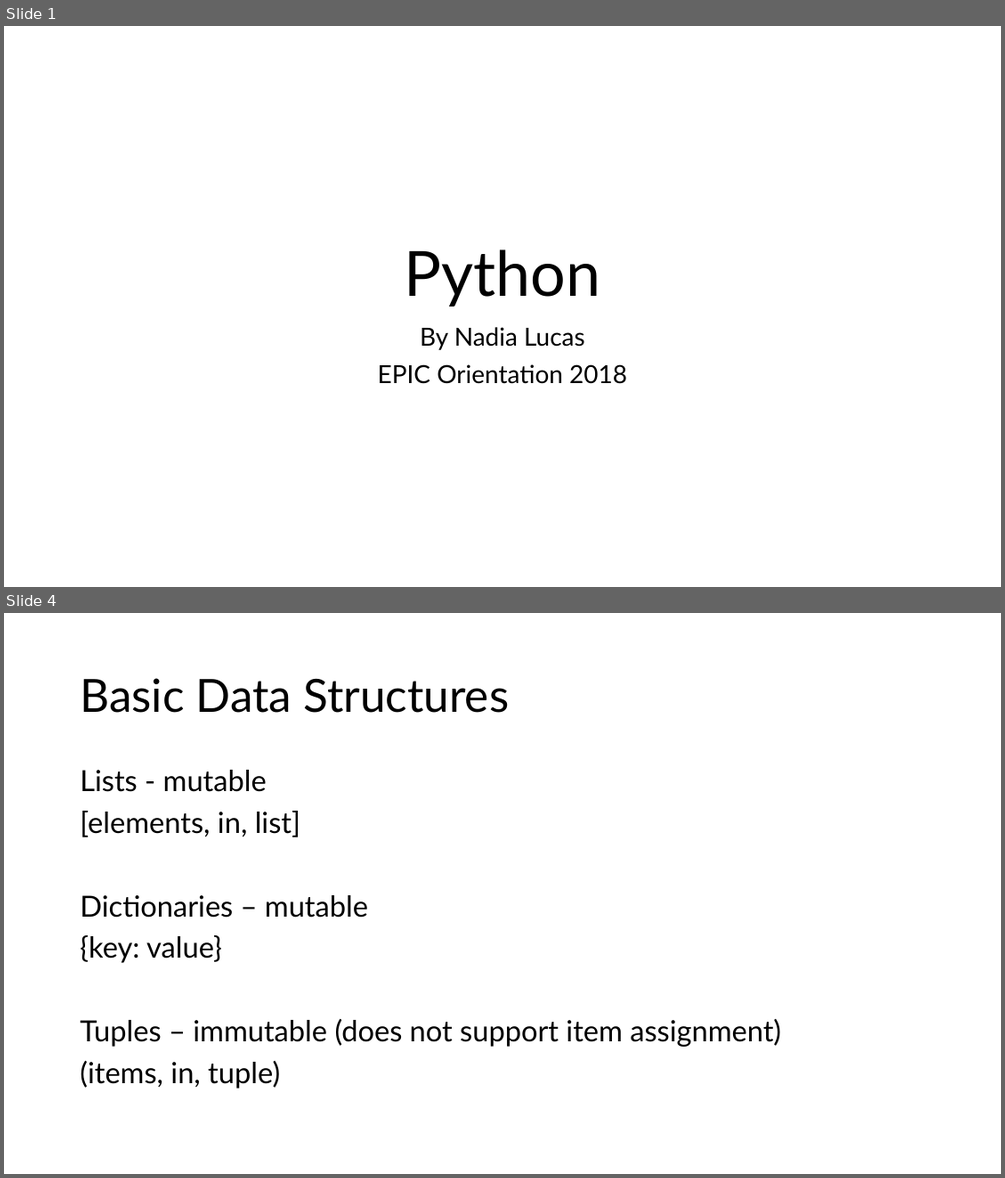
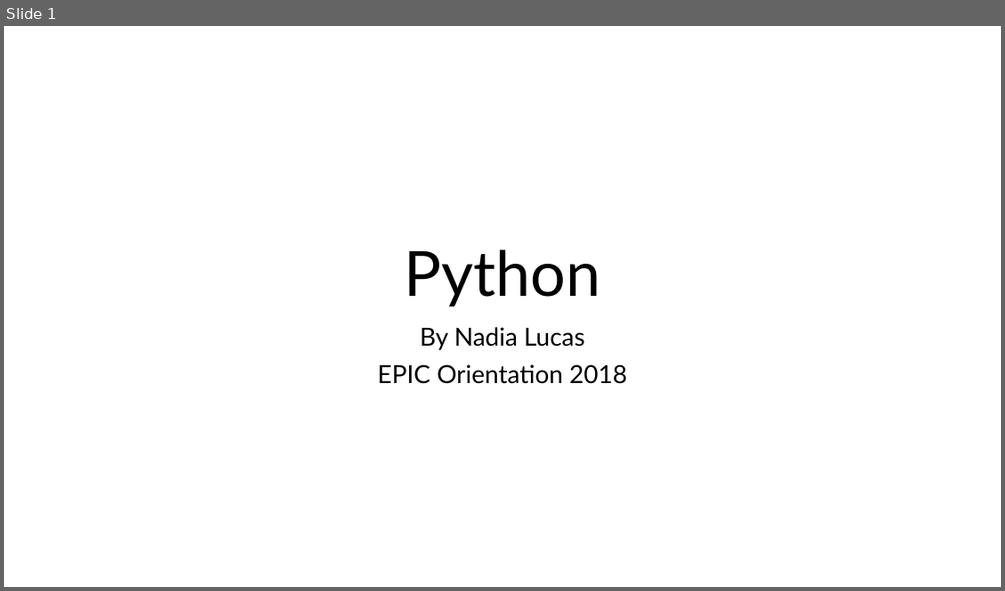
Before and after one commit to yixinsun1216/epic_orientation, a slide deck: Python/python_presentation.pptx. Shown one above the other, each under a label of ours: slides 1 and 4 before the commit, slide 1 after it; the slides between them are not shown. The pictures are 1005x1178 and 1005x591 pixels, drawn with LibreOffice and Linux fonts; fonts in the diff are those of the drawing. Boxes give left, top, right and bottom in pixels: in the first picture for what was removed or moved away, otherwise in the second. Text is boxed around its words. In the diff, an @@ line names an element or a change of style, - is before the commit and + after.

```diff
--- a/Python/python_presentation.pptx
+++ b/Python/python_presentation.pptx
@@ slide 4 removed at bbox=[4, 613, 1001, 1174], background #FFFFFF @@
@@ title removed at bbox=[80, 678, 509, 713] @@
-Basic Data Structures
@@ text removed at bbox=[80, 770, 781, 1088] @@
-Lists - mutable
-[elements, in, list]
-Dictionaries – mutable
-{key: value}
-Tuples – immutable (does not support item assignment)
-(items, in, tuple)
```
Also in this commit, not shown: 2 slides changed, 2 slides added, 3 other slides removed, 2 other files.
